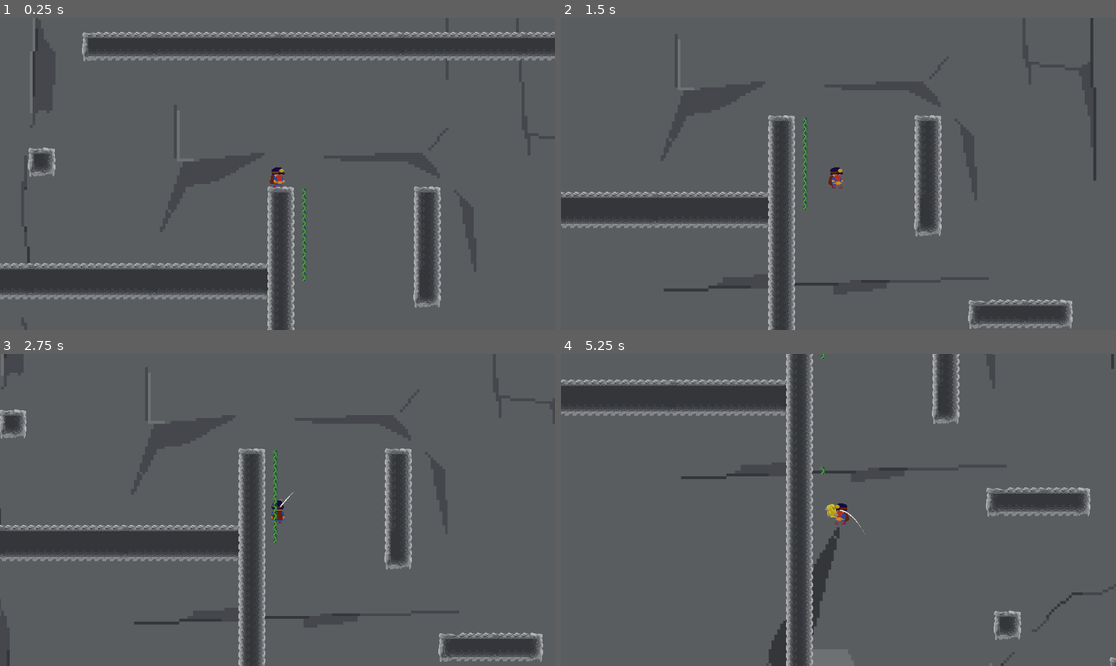
Above: before the commit, frames 1-4 (two rows, left to right).
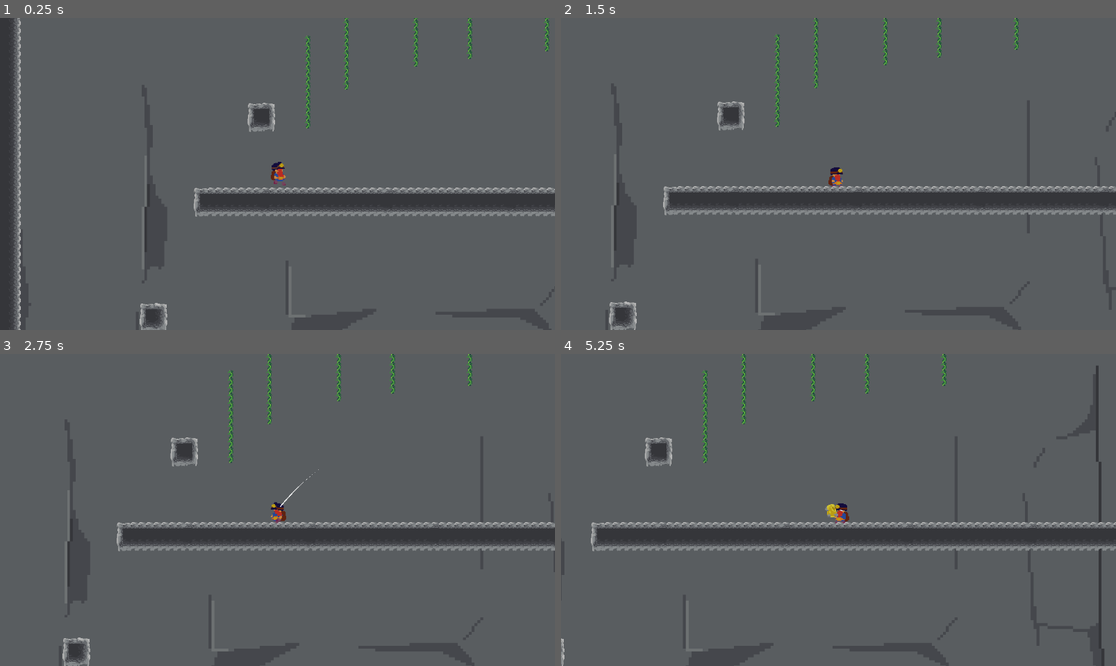
Above: after the commit, the same moments.

Repository: felipebs25/GameJamGamso
Game: Godot game, scene res://scenes/world.tscn
Two runs of this game, one before a commit and one after it. Both use one fixed random seed, a clock stepped at 60 frames per second and the inputs below.
Inputs (mouse positions are in pixels of both pictures, inside the frame that each line leads up to):
- Up to frame 1 (0.25 s): no input
- Up to frame 2 (1.5 s): move the mouse to (960, 158) at 0.52 s; press the mouse at (960, 158) at 0.53 s; hold Right (ui_right) from 0.53 s (still down); tap Up (ui_up) at 0.77 s; move the mouse to (727, 189) at 1.27 s; release the mouse at (727, 189) at 1.28 s; right-click (727, 189) at 1.35 s
- Up to frame 3 (2.75 s): tap Up (ui_up) at 1.52 s; move the mouse to (333, 441) at 2.02 s; release Right (ui_right) at 2.03 s; press the mouse at (333, 441) at 2.03 s; hold Left (ui_left) from 2.03 s (still down)
- Up to frame 4 (5.25 s): move the mouse to (810, 572) at 2.77 s; release Left (ui_left) at 2.78 s; release the mouse at (810, 572) at 2.78 s; hold Right (ui_right) 2.78-4.28 s; right-click (810, 572) at 2.85 s; tap Up (ui_up) at 3.02, 3.77, 4.52 s; move the mouse to (1005, 556) at 3.52 s; press the mouse at (1005, 556) at 3.53 s; move the mouse to (672, 463) at 4.27 s; release the mouse at (672, 463) at 4.28 s; hold Left (ui_left) 4.28-5.03 s; right-click (672, 463) at 4.35 s; move the mouse to (866, 510) at 5.02 s; press the mouse at (866, 510) at 5.03 s; hold Right (ui_right) from 5.03 s (still down)

The runs differ from the first frame. In frame 1, 21% of the frame differs, in the area x 0-100%, y 0-100%; in frame 2, 13%; in frame 3, 13%; in frame 4, 18%.

Commit message:
a
a

Diff:
--- a/game-jam/scenes/player.tscn
+++ b/game-jam/scenes/player.tscn
@@ -236,6 +236,8 @@
 [node name="Player" type="Node2D" unique_id=554540368]
 
 [node name="CharacterBody2D" type="CharacterBody2D" parent="." unique_id=1538800232]
+collision_layer = 5
+collision_mask = 5
 script = ExtResource("1_onrkg")
 
 [node name="CollisionShape2D" type="CollisionShape2D" parent="CharacterBody2D" unique_id=892844468]
--- a/game-jam/scenes/stone_region.gd
+++ b/game-jam/scenes/stone_region.gd
@@ -1,12 +1,16 @@
 extends Node2D
 @export var speed := 400.0
 @onready var pedra: AudioStreamPlayer = $pedra
-
+var ativo = false
 
 func _process(delta: float) -> void:
 	var stones = get_tree().get_nodes_in_group("stones")
 
-	for stone in stones:
-		stone.global_position.y += speed * delta
-		if stone.global_position.y > 3000:
-			self.queue_free()
+	if ativo:
+		for stone in stones:
+			stone.global_position.y += speed * delta
+			if stone.global_position.y > 3000:
+				self.queue_free()
+
+func _on_area_2d_body_entered(body: Node2D) -> void:
+	ativo =  true
--- a/game-jam/scenes/stone_region.tscn
+++ b/game-jam/scenes/stone_region.tscn
@@ -8,6 +8,7 @@
 size = Vector2(57, 60)
 
 [node name="Stone_region" type="Node2D" unique_id=692288630]
+position = Vector2(61, 147)
 script = ExtResource("1_kiy2d")
 
 [node name="pedra" type="AudioStreamPlayer" parent="." unique_id=729165089]
@@ -15,7 +16,7 @@
 volume_db = -4.09
 
 [node name="Stone" type="CharacterBody2D" parent="." unique_id=698568001 groups=["stones"]]
-position = Vector2(118, -32)
+position = Vector2(364, -2159)
 
 [node name="CollisionShape2D" type="CollisionShape2D" parent="Stone" unique_id=2074167976]
 shape = SubResource("RectangleShape2D_rot5g")
@@ -27,7 +28,7 @@
 texture = ExtResource("3_q504x")
 
 [node name="Stone2" type="CharacterBody2D" parent="." unique_id=49433578 groups=["stones"]]
-position = Vector2(59, -117)
+position = Vector2(305, -2244)
 
 [node name="CollisionShape2D" type="CollisionShape2D" parent="Stone2" unique_id=209938008]
 shape = SubResource("RectangleShape2D_rot5g")
@@ -39,7 +40,7 @@
 texture = ExtResource("3_q504x")
 
 [node name="Stone3" type="CharacterBody2D" parent="." unique_id=1015042059 groups=["stones"]]
-position = Vector2(201, -113)
+position = Vector2(209, -268)
 
 [node name="CollisionShape2D" type="CollisionShape2D" parent="Stone3" unique_id=338534591]
 shape = SubResource("RectangleShape2D_rot5g")
@@ -51,7 +52,7 @@
 texture = ExtResource("3_q504x")
 
 [node name="Stone4" type="CharacterBody2D" parent="." unique_id=172587595 groups=["stones"]]
-position = Vector2(247, -32)
+position = Vector2(539, -634)
 
 [node name="CollisionShape2D" type="CollisionShape2D" parent="Stone4" unique_id=606510978]
 shape = SubResource("RectangleShape2D_rot5g")
@@ -63,7 +64,7 @@
 texture = ExtResource("3_q504x")
 
 [node name="Stone5" type="CharacterBody2D" parent="." unique_id=2125692553 groups=["stones"]]
-position = Vector2(362, -388)
+position = Vector2(359, -495)
 
 [node name="CollisionShape2D" type="CollisionShape2D" parent="Stone5" unique_id=1191776871]
 shape = SubResource("RectangleShape2D_rot5g")
@@ -75,7 +76,7 @@
 texture = ExtResource("3_q504x")
 
 [node name="Stone6" type="CharacterBody2D" parent="." unique_id=1103463085 groups=["stones"]]
-position = Vector2(572, -457)
+position = Vector2(681, -3928)
 
 [node name="CollisionShape2D" type="CollisionShape2D" parent="Stone6" unique_id=1700395761]
 shape = SubResource("RectangleShape2D_rot5g")
@@ -87,7 +88,7 @@
 texture = ExtResource("3_q504x")
 
 [node name="Stone7" type="CharacterBody2D" parent="." unique_id=970368087 groups=["stones"]]
-position = Vector2(475, -605)
+position = Vector2(505, -1965)
 
 [node name="CollisionShape2D" type="CollisionShape2D" parent="Stone7" unique_id=1350416327]
 shape = SubResource("RectangleShape2D_rot5g")
@@ -99,7 +100,7 @@
 texture = ExtResource("3_q504x")
 
 [node name="Stone8" type="CharacterBody2D" parent="." unique_id=149650710 groups=["stones"]]
-position = Vector2(1003, -474)
+position = Vector2(1083, -2319)
 
 [node name="CollisionShape2D" type="CollisionShape2D" parent="Stone8" unique_id=370567207]
 shape = SubResource("RectangleShape2D_rot5g")
@@ -111,7 +112,7 @@
 texture = ExtResource("3_q504x")
 
 [node name="Stone9" type="CharacterBody2D" parent="." unique_id=548521382 groups=["stones"]]
-position = Vector2(619, -103)
+position = Vector2(636, -195)
 
 [node name="CollisionShape2D" type="CollisionShape2D" parent="Stone9" unique_id=1381214447]
 shape = SubResource("RectangleShape2D_rot5g")
@@ -123,7 +124,7 @@
 texture = ExtResource("3_q504x")
 
 [node name="Stone10" type="CharacterBody2D" parent="." unique_id=81929182 groups=["stones"]]
-position = Vector2(807, -460)
+position = Vector2(916, -3931)
 
 [node name="CollisionShape2D" type="CollisionShape2D" parent="Stone10" unique_id=1380996475]
 shape = SubResource("RectangleShape2D_rot5g")
@@ -148,7 +149,7 @@
 texture = ExtResource("3_q504x")
 
 [node name="Stone12" type="CharacterBody2D" parent="." unique_id=515352145 groups=["stones"]]
-position = Vector2(909, -634)
+position = Vector2(1060, -3896)
 
 [node name="CollisionShape2D" type="CollisionShape2D" parent="Stone12" unique_id=965820740]
 shape = SubResource("RectangleShape2D_rot5g")
@@ -160,7 +161,7 @@
 texture = ExtResource("3_q504x")
 
 [node name="Stone13" type="CharacterBody2D" parent="." unique_id=774649927 groups=["stones"]]
-position = Vector2(206, -464)
+position = Vector2(314, -1821)
 
 [node name="CollisionShape2D" type="CollisionShape2D" parent="Stone13" unique_id=1955413360]
 shape = SubResource("RectangleShape2D_rot5g")
@@ -172,7 +173,7 @@
 texture = ExtResource("3_q504x")
 
 [node name="Stone14" type="CharacterBody2D" parent="." unique_id=1412631818 groups=["stones"]]
-position = Vector2(846, -27)
+position = Vector2(833, -457)
 
 [node name="CollisionShape2D" type="CollisionShape2D" parent="Stone14" unique_id=497178176]
 shape = SubResource("RectangleShape2D_rot5g")
@@ -184,7 +185,7 @@
 texture = ExtResource("3_q504x")
 
 [node name="Stone15" type="CharacterBody2D" parent="." unique_id=349550508 groups=["stones"]]
-position = Vector2(942, -851)
+position = Vector2(1065, -4118)
 
 [node name="CollisionShape2D" type="CollisionShape2D" parent="Stone15" unique_id=1121940017]
 shape = SubResource("RectangleShape2D_rot5g")
@@ -196,7 +197,7 @@
 texture = ExtResource("3_q504x")
 
 [node name="Stone16" type="CharacterBody2D" parent="." unique_id=1836421671 groups=["stones"]]
-position = Vector2(300, -668)
+position = Vector2(420, -4032)
 
 [node name="CollisionShape2D" type="CollisionShape2D" parent="Stone16" unique_id=1088773196]
 shape = SubResource("RectangleShape2D_rot5g")
@@ -208,7 +209,7 @@
 texture = ExtResource("3_q504x")
 
 [node name="Stone17" type="CharacterBody2D" parent="." unique_id=4274931 groups=["stones"]]
-position = Vector2(27, -463)
+position = Vector2(499, -2294)
 
 [node name="CollisionShape2D" type="CollisionShape2D" parent="Stone17" unique_id=1188518651]
 shape = SubResource("RectangleShape2D_rot5g")
@@ -220,7 +221,7 @@
 texture = ExtResource("3_q504x")
 
 [node name="Stone18" type="CharacterBody2D" parent="." unique_id=1648329965 groups=["stones"]]
-position = Vector2(252, -217)
+position = Vector2(260, -372)
 
 [node name="CollisionShape2D" type="CollisionShape2D" parent="Stone18" unique_id=1890186330]
 shape = SubResource("RectangleShape2D_rot5g")
@@ -244,7 +245,7 @@
 texture = ExtResource("3_q504x")
 
 [node name="Stone20" type="CharacterBody2D" parent="." unique_id=343887830 groups=["stones"]]
-position = Vector2(584, -213)
+position = Vector2(668, -2075)
 
 [node name="CollisionShape2D" type="CollisionShape2D" parent="Stone20" unique_id=78725278]
 shape = SubResource("RectangleShape2D_rot5g")
@@ -256,7 +257,7 @@
 texture = ExtResource("3_q504x")
 
 [node name="Stone21" type="CharacterBody2D" parent="." unique_id=170047391 groups=["stones"]]
-position = Vector2(1046, -62)
+position = Vector2(1033, -492)
 
 [node name="CollisionShape2D" type="CollisionShape2D" parent="Stone21" unique_id=1189533587]
 shape = SubResource("RectangleShape2D_rot5g")
@@ -268,7 +269,7 @@
 texture = ExtResource("3_q504x")
 
 [node name="Stone22" type="CharacterBody2D" parent="." unique_id=1370131976 groups=["stones"]]
-position = Vector2(801, -229)
+position = Vector2(864, -1920)
 
 [node name="CollisionShape2D" type="CollisionShape2D" parent="Stone22" unique_id=1042243875]
 shape = SubResource("RectangleShape2D_rot5g")
@@ -280,7 +281,7 @@
 texture = ExtResource("3_q504x")
 
 [node name="Stone23" type="CharacterBody2D" parent="." unique_id=1965066461 groups=["stones"]]
-position = Vector2(678, -250)
+position = Vector2(762, -2112)
 
 [node name="CollisionShape2D" type="CollisionShape2D" parent="Stone23" unique_id=1665812309]
 shape = SubResource("RectangleShape2D_rot5g")
@@ -292,7 +293,7 @@
 texture = ExtResource("3_q504x")
 
 [node name="Stone24" type="CharacterBody2D" parent="." unique_id=149514765 groups=["stones"]]
-position = Vector2(152, -639)
+position = Vector2(347, -3877)
 
 [node name="CollisionShape2D" type="CollisionShape2D" parent="Stone24" unique_id=123821140]
 shape = SubResource("RectangleShape2D_rot5g")
@@ -304,7 +305,7 @@
 texture = ExtResource("3_q504x")
 
 [node name="Stone25" type="CharacterBody2D" parent="." unique_id=1172610803 groups=["stones"]]
-position = Vector2(1032, -196)
+position = Vector2(1087, -2062)
 
 [node name="CollisionShape2D" type="CollisionShape2D" parent="Stone25" unique_id=1777919626]
 shape = SubResource("RectangleShape2D_rot5g")
@@ -316,7 +317,7 @@
 texture = ExtResource("3_q504x")
 
 [node name="Stone26" type="CharacterBody2D" parent="." unique_id=572843213 groups=["stones"]]
-position = Vector2(398, -912)
+position = Vector2(549, -4229)
 
 [node name="CollisionShape2D" type="CollisionShape2D" parent="Stone26" unique_id=1728318752]
 shape = SubResource("RectangleShape2D_rot5g")
@@ -328,7 +329,7 @@
 texture = ExtResource("3_q504x")
 
 [node name="Stone27" type="CharacterBody2D" parent="." unique_id=1440849639 groups=["stones"]]
-position = Vector2(910, -272)
+position = Vector2(965, -2138)
 
 [node name="CollisionShape2D" type="CollisionShape2D" parent="Stone27" unique_id=661787333]
 shape = SubResource("RectangleShape2D_rot5g")
@@ -340,7 +341,7 @@
 texture = ExtResource("3_q504x")
 
 [node name="Stone28" type="CharacterBody2D" parent="." unique_id=478751889 groups=["stones"]]
-position = Vector2(659, -608)
+position = Vector2(768, -4079)
 
 [node name="CollisionShape2D" type="CollisionShape2D" parent="Stone28" unique_id=1031456191]
 shape = SubResource("RectangleShape2D_rot5g")
--- a/game-jam/scenes/world.tscn
+++ b/game-jam/scenes/world.tscn
@@ -3,12 +3,32 @@
 [ext_resource type="PackedScene" uid="uid://c1fo2g8yx01c0" path="res://scenes/player.tscn" id="1_rwgxs"]
 [ext_resource type="PackedScene" uid="uid://dndee5tjrpfy8" path="res://scenes/map.tscn" id="2_4wyf3"]
 [ext_resource type="PackedScene" uid="uid://btccdt3mdjjyj" path="res://Scripts/script_pedra.tscn" id="3_4wyf3"]
+[ext_resource type="PackedScene" uid="uid://bualfsmqblhkx" path="res://scenes/stone_region.tscn" id="4_k0juu"]
+
+[sub_resource type="RectangleShape2D" id="RectangleShape2D_71j4m"]
+size = Vector2(736.2262, 26.72937)
 
 [node name="World" type="Node2D" unique_id=345580365]
 
 [node name="Player" parent="." unique_id=554540368 instance=ExtResource("1_rwgxs")]
-position = Vector2(1025, -2929)
+position = Vector2(793, -3278)
 
 [node name="Map" parent="." unique_id=1681540019 instance=ExtResource("2_4wyf3")]
 
 [node name="ScriptPedra" parent="." unique_id=454490009 instance=ExtResource("3_4wyf3")]
+
+[node name="Stone_region" parent="." unique_id=692288630 instance=ExtResource("4_k0juu")]
+position = Vector2(624, -4885)
+
+[node name="Area2D" type="Area2D" parent="." unique_id=1766619987]
+position = Vector2(703, -3296)
+collision_layer = 4
+collision_mask = 4
+
+[node name="CollisionShape2D" type="CollisionShape2D" parent="Area2D" unique_id=1488765502]
+position = Vector2(454.5, -120)
+rotation = -3.1415925
+scale = Vector2(2.4381096, -2.391001)
+shape = SubResource("RectangleShape2D_71j4m")
+
+[connection signal="body_entered" from="Area2D" to="Stone_region" method="_on_area_2d_body_entered"]
Not shown, added: game-jam/export_presets.cfg
